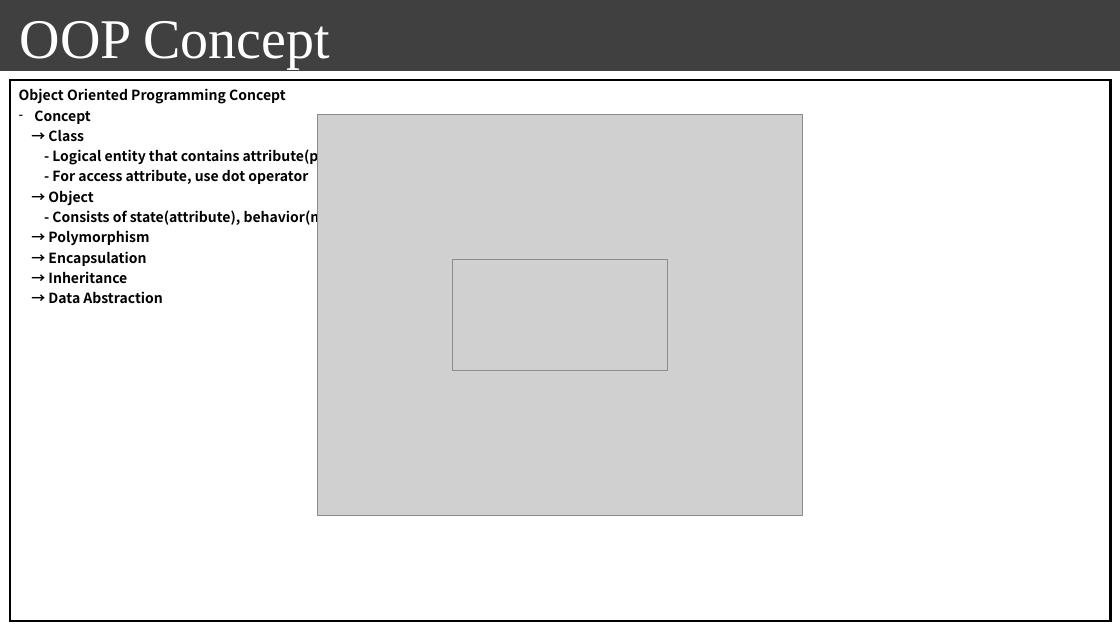
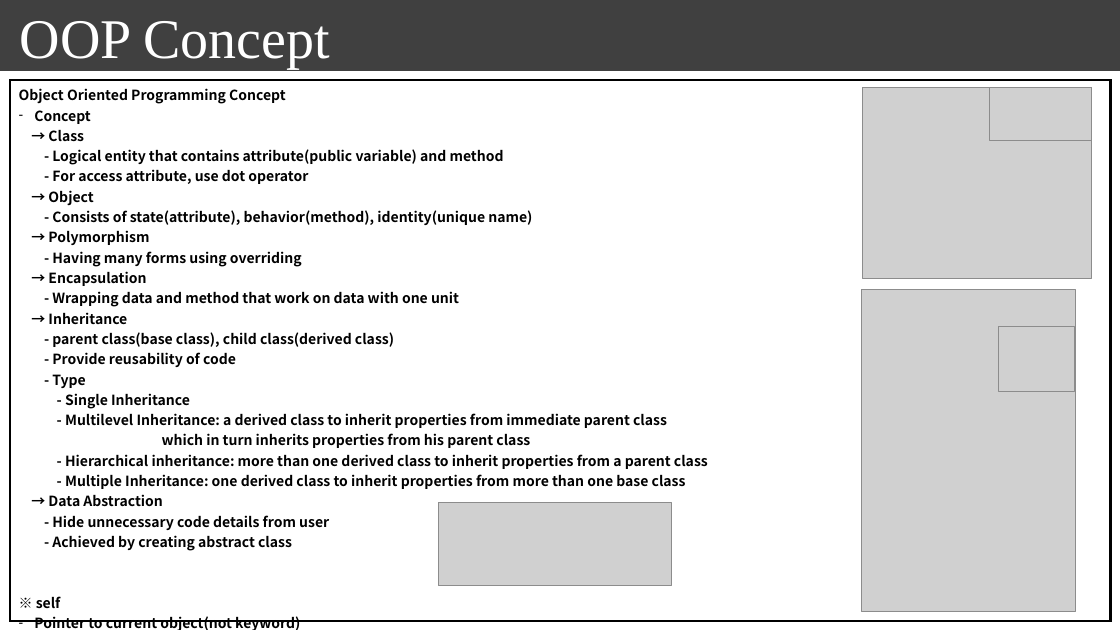
Before and after one commit to seonghokim/Study, a slide deck: slide 2 of Study Material/[ENG] everything in python.pptx. Drawn at 1120x630 pixels with LibreOffice and Linux fonts; fonts in the diff are those of the drawing; grey boxes stand for pictures; background and template pictures are left out. Boxes give left, top, right and bottom in pixels: in the first picture for what was removed or moved away, otherwise in the second. Text is boxed around its words. In the diff, an @@ line names an element or a change of style, - is before the commit and + after.

```diff
--- a/Study Material/[ENG] everything in python.pptx
+++ b/Study Material/[ENG] everything in python.pptx
@@ table at (x1=10, y1=81, x2=1111, y2=630) @@
-row 1, column 1: Object Oriented Programming Concept / Concept / → Class / - Logical entity that contains attribute(public variable) and method / - For access attribute, use dot operator / → Object / - Consists of state(attribute), behavior(method), identity(unique name) / → Polymorphism / → Encapsulation / → Inheritance / → Data Abstraction
+row 1, column 1: Object Oriented Programming Concept / Concept / → Class / - Logical entity that contains attribute(public variable) and method / - For access attribute, use dot operator / → Object / - Consists of state(attribute), behavior(method), identity(unique name) / → Polymorphism / - Having many forms using overriding / → Encapsulation / - Wrapping data and method that work on data with one unit / → Inheritance / - parent class(base class), child class(derived class) / - Provide reusability of code / - Type / - Single Inheritance / - Multilevel Inheritance: a derived class to inherit properties from immediate parent class / which in turn inherits properties from his parent class / - Hierarchical inheritance: more than one derived class to inherit properties from a parent class / - Multiple Inheritance: one derived class to inherit properties from more than one base class / → Data Abstraction / - Hide unnecessary code details from user / - Achieved by creating abstract class / ※ self / Pointer to current object(not keyword) / Instance of class / First parameter of instance method and constructor / To modify object’s properties and execute tasks / Can use another parameter name in place of self(but using self increases readability of code)
@@ picture resized from (x1=318, y1=114, x2=802, y2=516) to (x1=863, y1=88, x2=1092, y2=278) @@
@@ picture resized from (x1=453, y1=260, x2=668, y2=371) to (x1=990, y1=87, x2=1091, y2=140) @@
@@ picture added at (x1=862, y1=290, x2=1075, y2=612) @@
@@ picture added at (x1=999, y1=326, x2=1075, y2=392) @@
@@ picture added at (x1=439, y1=502, x2=671, y2=586) @@
```
Also in this commit, not shown: 1 other slide changed, 9 slides added, 1 other file.
